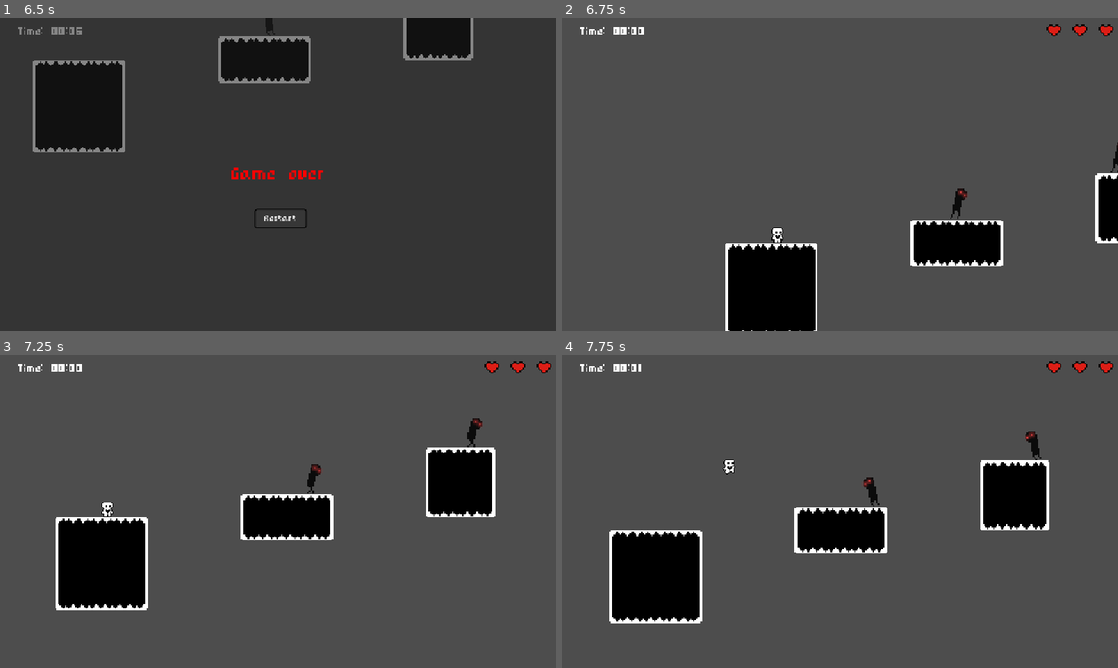
Above: before the commit, frames 1-4 (two rows, left to right).
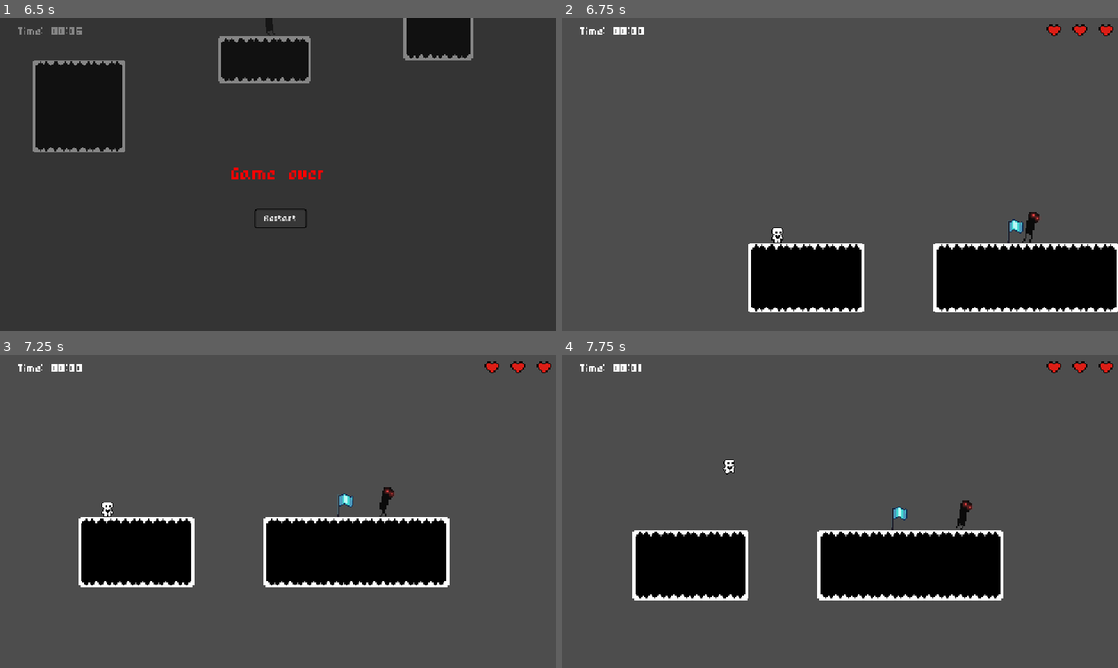
Above: after the commit, the same moments.

Repository: vickraz/Spel-ht26
Game: Godot game, scene res://Scenes/Levels/level_2.tscn
Same seed, same stepped clock (60 frames per second), same inputs: the game is played once before the commit and once after it. This scene is started directly instead of the project's main scene.
Inputs:
- Up to frame 1 (6.5 s): hold D (Move right) 0.53-2.03 s; tap Space (Jump) at 0.77, 1.52, 3.02, 3.77, 4.52, 6.02 s; hold A (Move left) 2.03-4.28 s; hold D (Move right) from 4.28 s (still down)
- Up to frame 2 (6.75 s): release D (Move right) at 6.5 s; click "Restart" at 6.5 s
- Up to frame 3 (7.25 s): no input
- Up to frame 4 (7.75 s): hold D (Move right) from 7.28 s (still down); tap Space (Jump) at 7.52 s

Frame 1 is identical in both runs. In frame 2, 14% of the frame differs, in the area x 29-100%, y 39-100%; in frame 3, 16%; in frame 4, 16%, in the area x 8-88%, y 24-86%.

Commit message:
Highscore system almost complete

Diff:
--- a/platformer-ht26/Scripts/game_over_menu.gd
+++ b/platformer-ht26/Scripts/game_over_menu.gd
@@ -7,4 +7,5 @@
 
 
 func _on_restart_button_pressed() -> void:
-	get_tree().reload_current_scene()
+	get_tree().change_scene_to_file("res://Scenes/Levels/level_1.tscn")
+	Global.lives = 3
--- /dev/null
+++ b/platformer-ht26/Scripts/global.gd
@@ -0,0 +1,4 @@
+extends Node
+
+
+var lives: int = 3
--- a/platformer-ht26/Scripts/hud.gd
+++ b/platformer-ht26/Scripts/hud.gd
@@ -20,7 +20,8 @@
 	var hearts_to_hide = 3 - lives
 	var i = 0
 	for heart_sybmol in $HBoxContainer.get_children():
-		heart_sybmol.hide()
-		i += 1
-		if i == hearts_to_hide:
+		if i < hearts_to_hide:
+			heart_sybmol.hide()
+			i += 1
+		else:
 			break
--- a/platformer-ht26/Scripts/level.gd
+++ b/platformer-ht26/Scripts/level.gd
@@ -1,6 +1,8 @@
 extends Node2D
 
+const SAVE_FILE_PATH = "user://platformerHT26_savefile.data"
 
+const MAX_LEVEL = 2
 const PLAYER_SCENE = preload("res://Scenes/player.tscn")
 
 @onready var player: Player = $Player
@@ -8,17 +10,26 @@
 @onready var camera_2d: Camera2D = $Camera2D
 @onready var heart: Area2D = $Heart
 
-var player_lives: int = 3
+
 
 @export var level_number: int
+
+var highscores: Dictionary = {}
 
 # Called when the node enters the scene tree for the first time.
 func _ready() -> void:
 	player.get_node("RemoteTransform2D").remote_path = camera_2d.get_path()
 	player.connect("dead", _on_player_dead)
 	heart.connect("pickup", _on_heart_pickup)
+	$HUD.update_heart_symbols(Global.lives)
+	$VictoryMenu.connect("change_level", _change_level)
 	for checkpoint in get_tree().get_nodes_in_group("checkpoints"):
 		checkpoint.connect("activated", _on_checkpoint_activated)
+
+	_get_highscores()
+	if name in highscores: #Nuvarande level har ett sparat highscore
+		pass #Visa highscore som text mha HUD
+
 
 
 
@@ -32,9 +43,9 @@
 
 
 func _on_player_dead() -> void:
-	player_lives -= 1
-	$HUD.update_heart_symbols(player_lives)
-	if player_lives > 0:
+	Global.lives -= 1
+	$HUD.update_heart_symbols(Global.lives)
+	if Global.lives > 0:
 		player = PLAYER_SCENE.instantiate()
 		player.connect("dead", _on_player_dead)
 		player.global_position = player_spawn_pos.global_position
@@ -50,3 +61,29 @@
 	player.anim.active = false #Stänga av animationer
 	$HUD.set_process(false)
 	$VictoryMenu.show()
+
+	#Kontroll om highscore -> spara nytt highscore
+
+
+func _change_level() -> void:
+	var next_level = level_number + 1
+	var level_path = "res://Scenes/Levels/level_" + str(next_level) + ".tscn"
+	if next_level <= MAX_LEVEL:
+		get_tree().change_scene_to_file(level_path)
+	else:
+		get_tree().change_scene_to_file("res://Scenes/Levels/level_1.tscn")
+
+
+func _get_highscores() -> void:
+	if FileAccess.file_exists(SAVE_FILE_PATH):
+		var file = FileAccess.open(SAVE_FILE_PATH, FileAccess.READ)
+		highscores = file.get_var()
+		file.close()
+
+
+func _save_highcores(level_name: String, time: float) -> void:
+	highscores[level_name] = time
+
+	var file = FileAccess.open(SAVE_FILE_PATH, FileAccess.WRITE)
+	file.store_var(highscores)
+	file.close()
--- a/platformer-ht26/Scripts/victory_menu.gd
+++ b/platformer-ht26/Scripts/victory_menu.gd
@@ -1,10 +1,10 @@
 extends CanvasLayer
 
-
+signal change_level
 
 
 func _ready() -> void:
 	hide()
 
 func _on_next_level_button_pressed() -> void:
-	pass # Replace with function body.
+	emit_signal("change_level")
--- a/platformer-ht26/project.godot
+++ b/platformer-ht26/project.godot
@@ -14,6 +14,10 @@
 run/main_scene="uid://bh0ud6kxnipgc"
 config/features=PackedStringArray("4.4", "GL Compatibility")
 config/icon="res://icon.svg"
+
+[autoload]
+
+Global="*res://Scripts/global.gd"
 
 [display]
 
Not shown, added: platformer-ht26/Scripts/global.gd.uid
